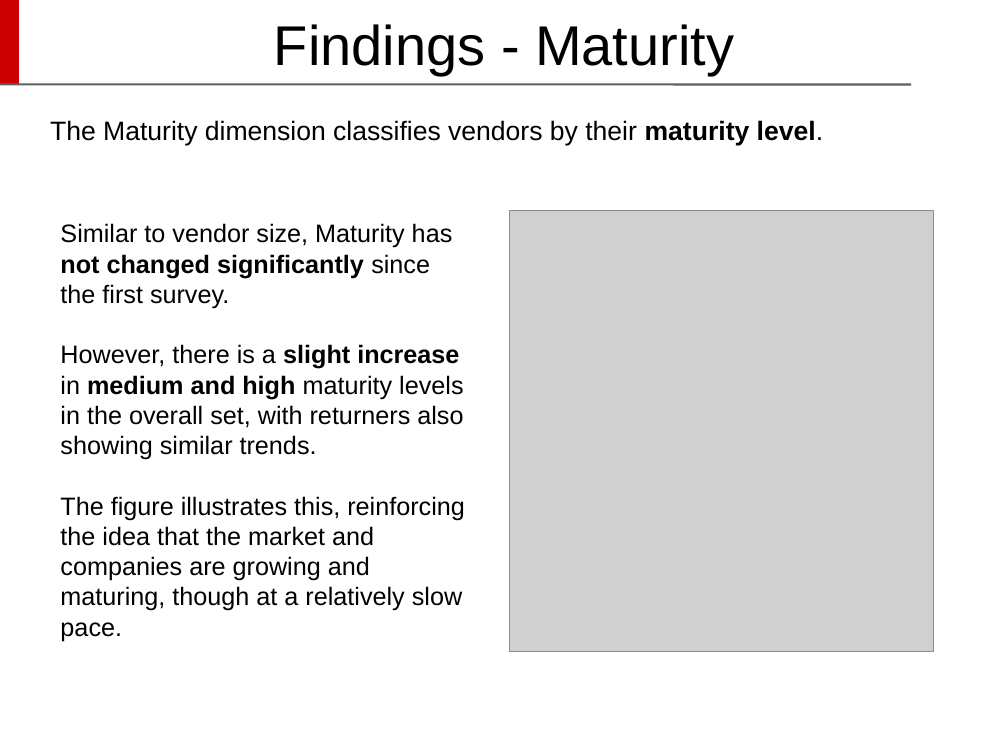
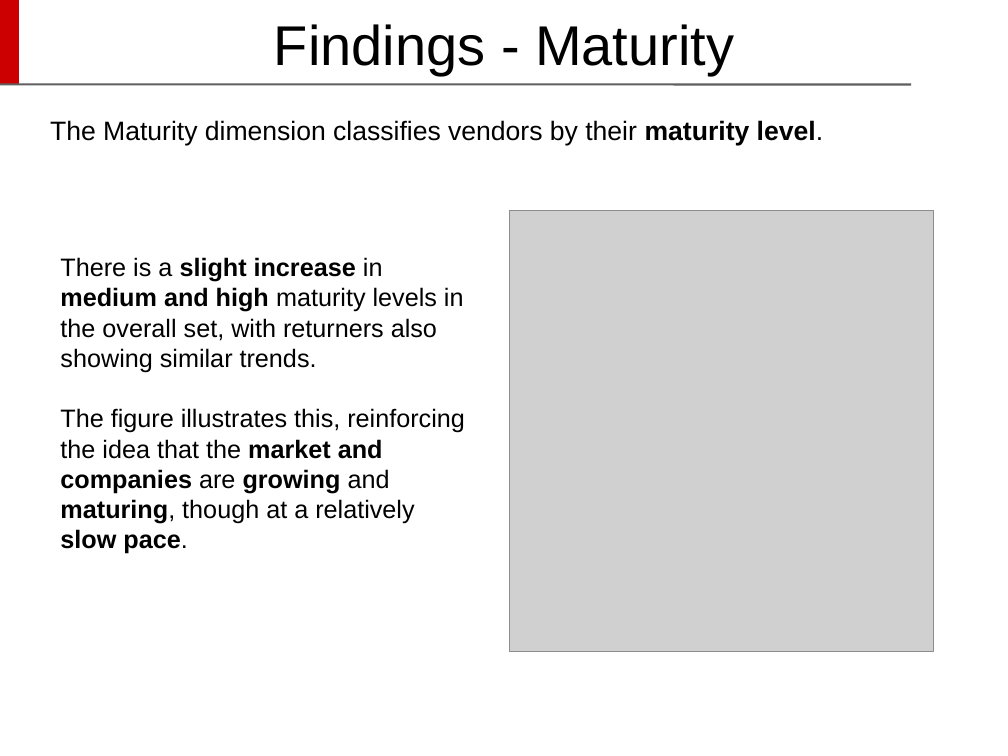
Before and after one commit to DavideDeRosa/cs_master, a slide deck: slide 35 of Complementi_basi_di_dati/Progetto/Davide De Rosa - Presentazione CBD.pptx. Drawn at 1008x756 pixels with LibreOffice and Linux fonts; fonts in the diff are those of the drawing; grey boxes stand for pictures; background and template pictures are left out. Boxes give left, top, right and bottom in pixels: in the first picture for what was removed or moved away, otherwise in the second. Text is boxed around its words. In the diff, an @@ line names an element or a change of style, - is before the commit and + after.

```diff
--- a/Complementi_basi_di_dati/Progetto/Davide De Rosa - Presentazione CBD.pptx
+++ b/Complementi_basi_di_dati/Progetto/Davide De Rosa - Presentazione CBD.pptx
@@ text "There is a slight increase ...": place and size @@
-text "There is a slight increase ..." at box(60, 223, 465, 641)
+text "There is a slight increase ..." at box(60, 257, 465, 554)
@@ text at box(60, 257, 464, 373): text changed @@
-Similar to vendor size, Maturity has not changed significantly since the first survey.
-However, there is a slight increase in medium and high maturity levels in the overall set, with returners also showing similar trends.
+There is a slight increase in medium and high maturity levels in the overall set, with returners also showing similar trends.
@@ text at box(60, 408, 465, 554): bold on in "market and companies growing maturing, slow pace." @@
```
Also in this commit, not shown: 23 other slides changed, 8 slides removed, 1 other file.
